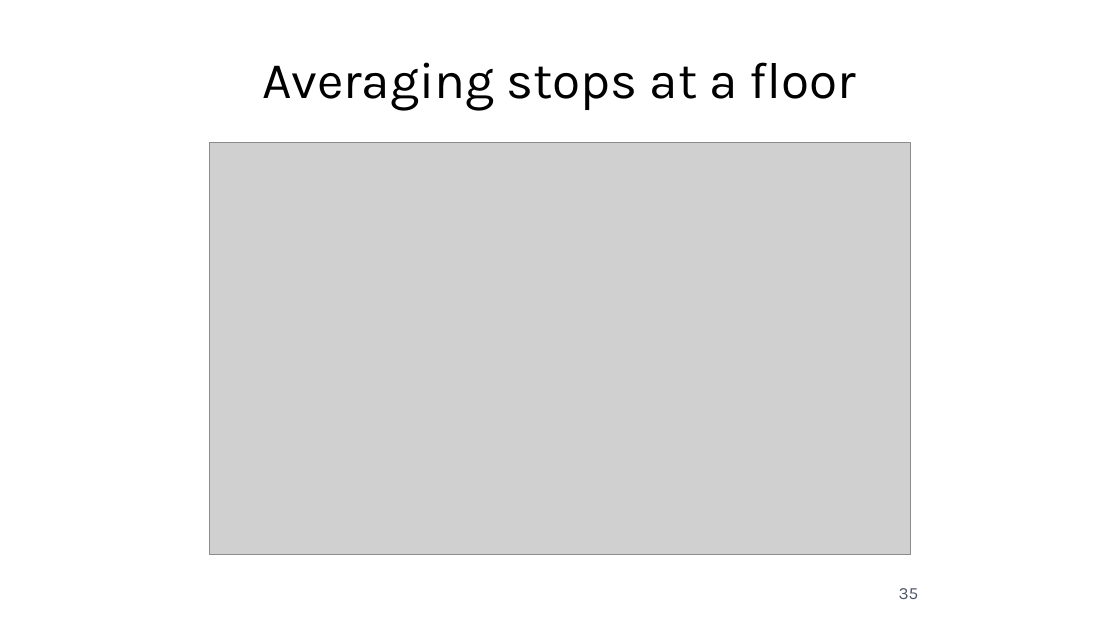
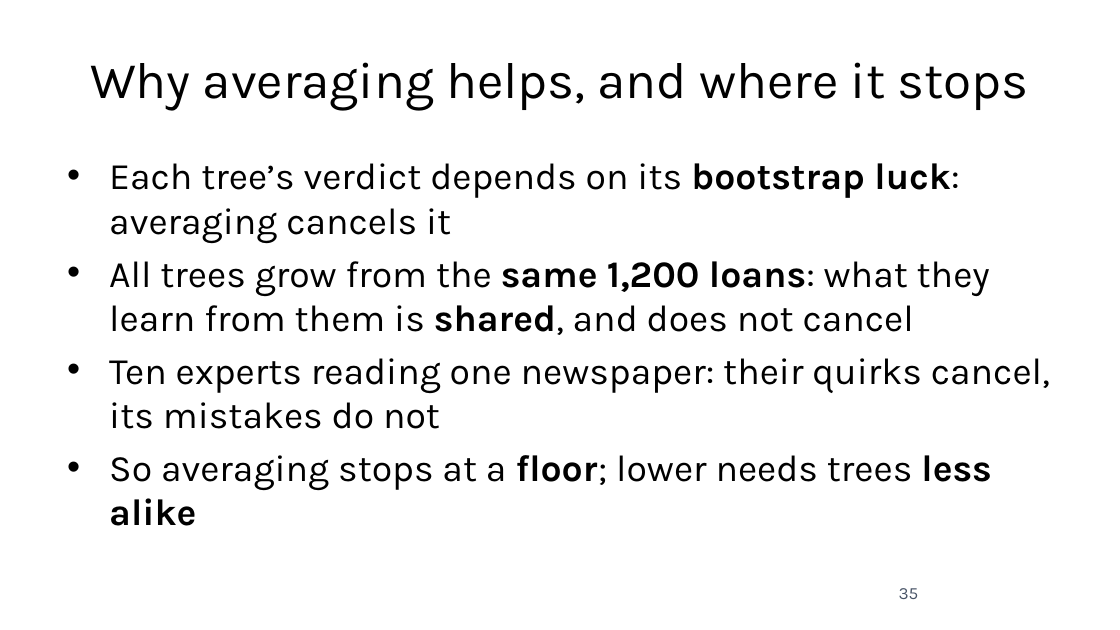
Before and after one commit to fabioantonini/technologies-for-artificial-intelligence, a slide deck: slide 35 of Lessons/07_trees_and_ensembles/Slides/trees_and_ensembles_slides.pptx. Drawn at 1120x630 pixels with LibreOffice and Linux fonts; fonts in the diff are those of the drawing; grey boxes stand for pictures; background and template pictures are left out. Boxes give left, top, right and bottom in pixels: in the first picture for what was removed or moved away, otherwise in the second. Text is boxed around its words. In the diff, an @@ line names an element or a change of style, - is before the commit and + after.

```diff
--- a/Lessons/07_trees_and_ensembles/Slides/trees_and_ensembles_slides.pptx
+++ b/Lessons/07_trees_and_ensembles/Slides/trees_and_ensembles_slides.pptx
@@ title at (90, 62, 1029, 110): text changed @@
-Averaging stops at a floor
+Why averaging helps, and where it stops
@@ picture removed at (209, 143, 911, 554) @@
@@ text added at (109, 163, 1050, 526), 24 pt, text #1A1A1A @@
+• Each tree’s verdict depends on its bootstrap luck: averaging cancels it
+• All trees grow from the same 1,200 loans: what they learn from them is shared, and does not cancel
+• Ten experts reading one newspaper: their quirks cancel, its mistakes do not
+• So averaging stops at a floor; lower needs trees less alike
```
Also in this commit, not shown: 9 other slides changed, 3 slides added, 2 slides removed, 17 other files.
